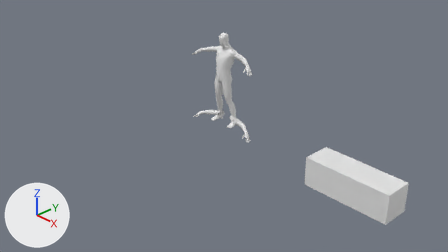
A saved change to the Blender file Mhmd/Blender/Class/Class.blend.
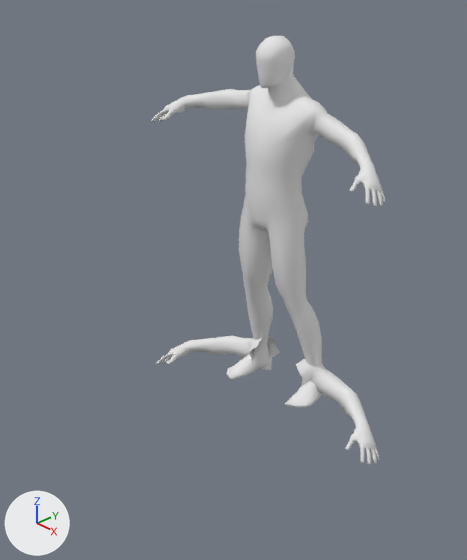
The first picture shows the older version from the file's camera 'Camera'. The close-ups show both versions on the part from 34% to 61% of the width and 9% to 66% of the height of that picture; other places that the commit changed are outside them. Lighting does not change. The marker at lower left points along +X, +Y and +Z.

Script lines for the objects in view, before the commit:
```python
me_main_c_004 = bpy.data.meshes.new('main_c.004')
me_main_c_004.from_pydata(...)  # 1512 vertices, 1514 faces; spans x -0.72..0.72, y -0.13..0.17, z 0.0..1.69
me_main_c_004.materials.append(mat_defaultmat)  # its picture is missing
me_main_c_005 = bpy.data.meshes.new('main_c.005')
me_main_c_005.from_pydata(...)  # 596 vertices, 576 faces; spans x -0.719..0.719, y -0.131..0.159, z -0.112..0.179
me_main_c_005.materials.append(mat_defaultmat_001)  # its picture is missing
ob_main_char = bpy.data.objects.new('main_char', me_main_c_004)
ob_main_char.location = (0.0, 0.0, 0.0)
ob_main_char_004 = bpy.data.objects.new('main_char.004', me_main_c_005)
ob_main_char_004.location = (0.0, 0.0, 0.0)
```
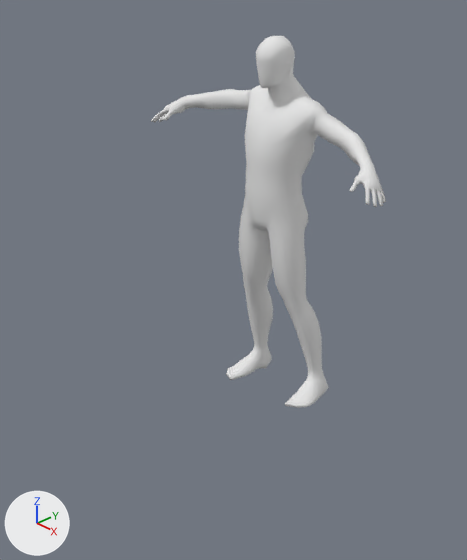
Where the change shows, as pixel boxes (x1, y1, x2, y2) in the close-ups (467 x 560 px):
'main_char.004', hidden: before (156, 336, 380, 465)

Patch to the scene script:
```diff
--- a/Mhmd/Blender/Class/Class.blend.py
+++ b/Mhmd/Blender/Class/Class.blend.py
@@ ob_main_char_004 @@
 ob_main_char_004.location = (0.0, 0.0, 0.0)
+ob_main_char_004.hide_set(True)
```
